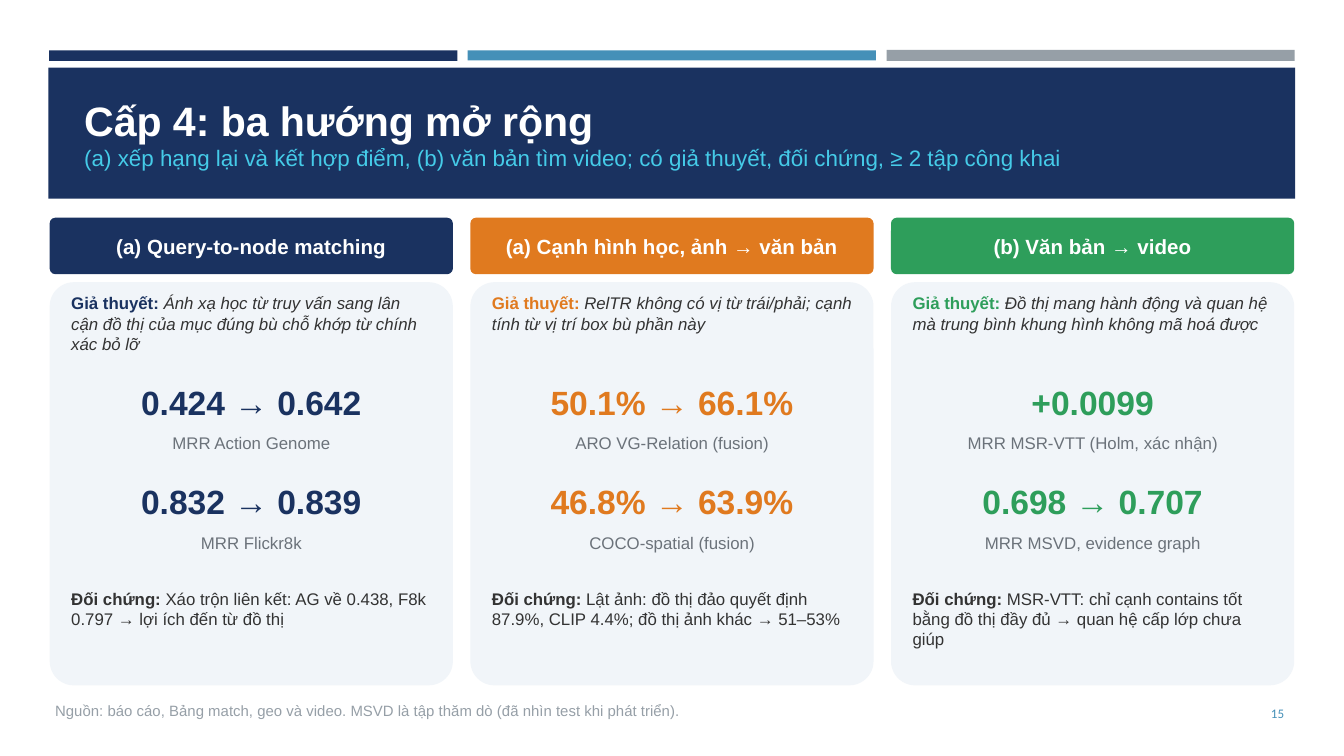
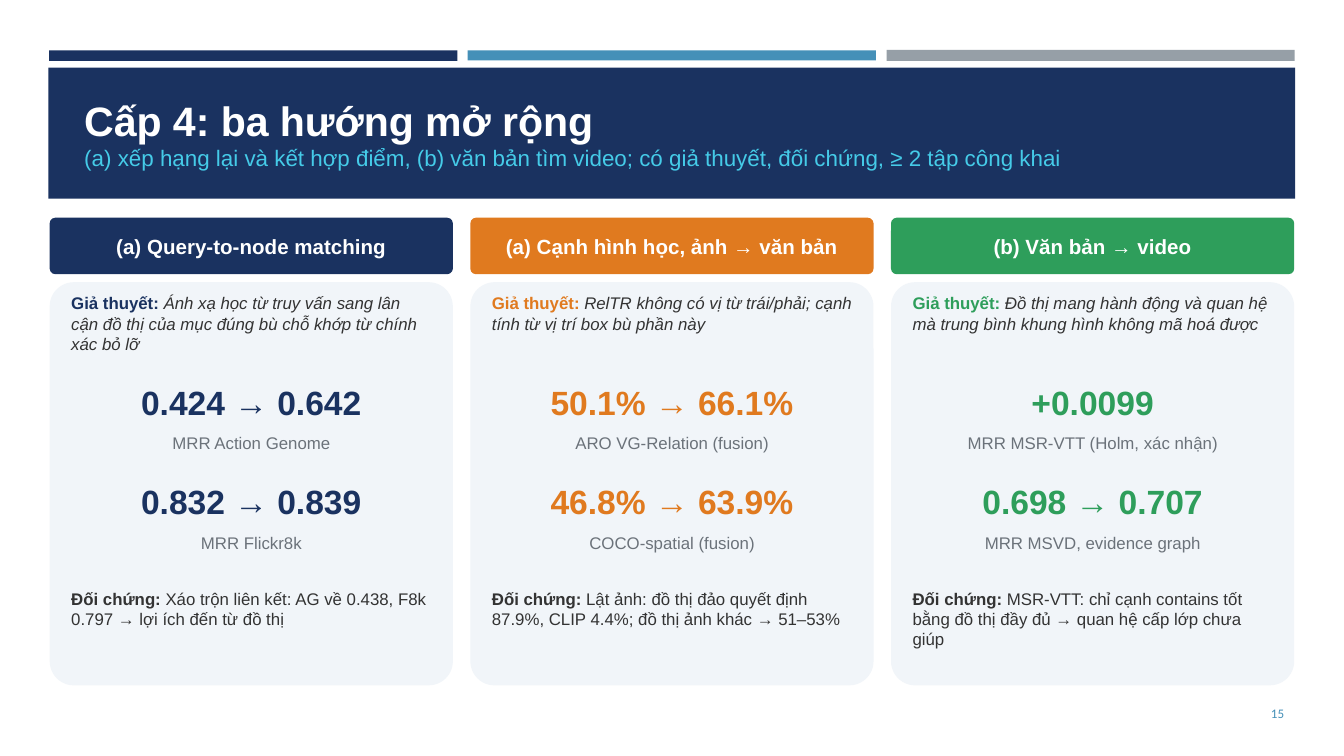
Before and after one commit to trinhphamtrunghieu/du-lieu-do-thi, a slide deck: slide 15 of docs/Project03_Slides.pptx. Drawn at 1344x756 pixels with LibreOffice and Linux fonts; fonts in the diff are those of the drawing. Boxes give left, top, right and bottom in pixels: in the first picture for what was removed or moved away, otherwise in the second. Text is boxed around its words. In the diff, an @@ line names an element or a change of style, - is before the commit and + after.

```diff
--- a/docs/Project03_Slides.pptx
+++ b/docs/Project03_Slides.pptx
@@ text removed at bbox=[55, 704, 679, 719] @@
-Nguồn: báo cáo, Bảng match, geo và video. MSVD là tập thăm dò (đã nhìn test khi phát triển).
```
Also in this commit, not shown: 13 other slides changed.
